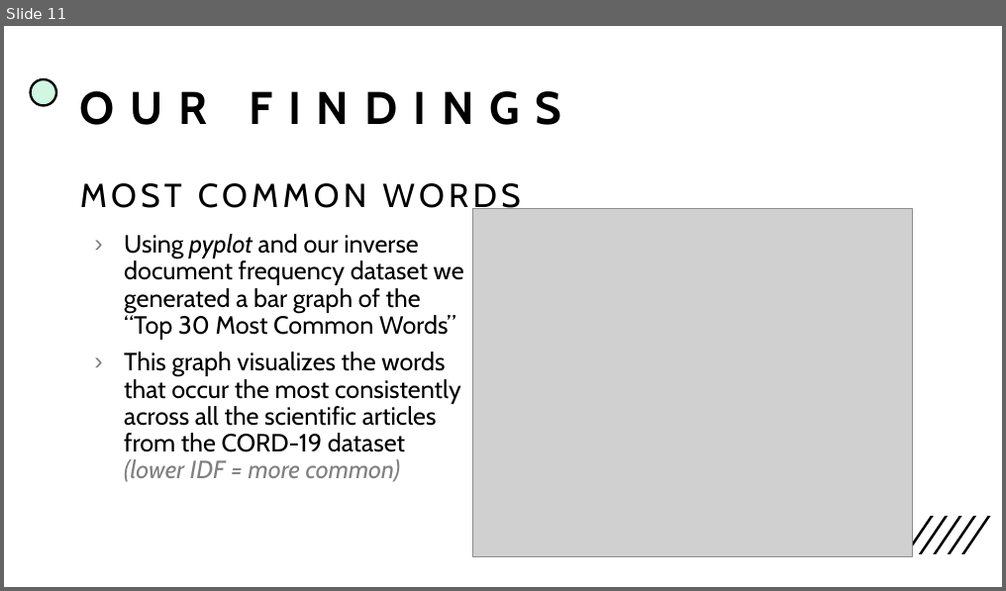
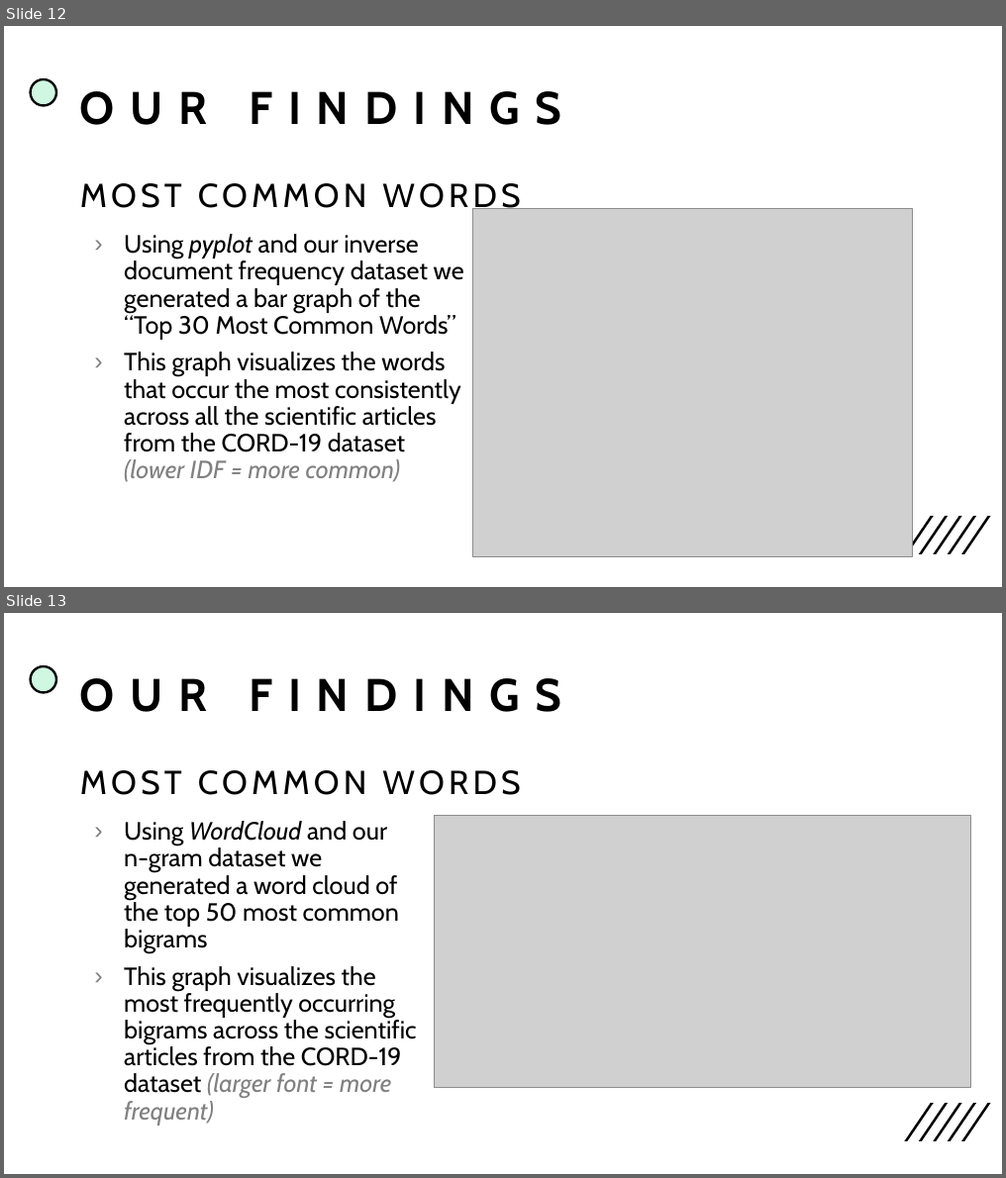
Before and after one commit to Edward-Boguslavsky/CORD-19-Q-A-System, a slide deck: nlp assignment 1.pptx. Shown one above the other, each under a label of ours: slide 11 before the commit, slides 12 and 13 after it. The pictures are 1006x591 and 1006x1178 pixels, drawn with LibreOffice and Linux fonts; fonts in the diff are those of the drawing; grey boxes stand for pictures. Boxes give left, top, right and bottom in pixels: in the first picture for what was removed or moved away, otherwise in the second. Text is boxed around its words. In the diff, an @@ line names an element or a change of style, - is before the commit and + after.

```diff
--- a/nlp assignment 1.pptx
+++ b/nlp assignment 1.pptx
@@ slide 13 added at (4, 613, 1002, 1174), background #FFFFFF; not listed: 6 template elements that a slide beside it also shows @@
@@ title added at (80, 678, 561, 712), 44 pt, text #000000, bold @@
+OUR FINDINGS
@@ text added at (80, 770, 520, 1126), 24 pt, text #000000 @@
+MOST COMMON WORDS
+› Using WordCloud and our
+  n-gram dataset we
+  generated a word cloud of
+  the top 50 most common
+  bigrams
+› This graph visualizes the
+  most frequently occurring
+  bigrams across the scientific
+  articles from the CORD-19
+  dataset (larger font = more
+  frequent)
@@ picture added at (434, 815, 970, 1088) @@
@@ what was slide 11 is now slide 12 @@
```
Also in this commit, not shown: 5 slides changed, 2 other slides added.
